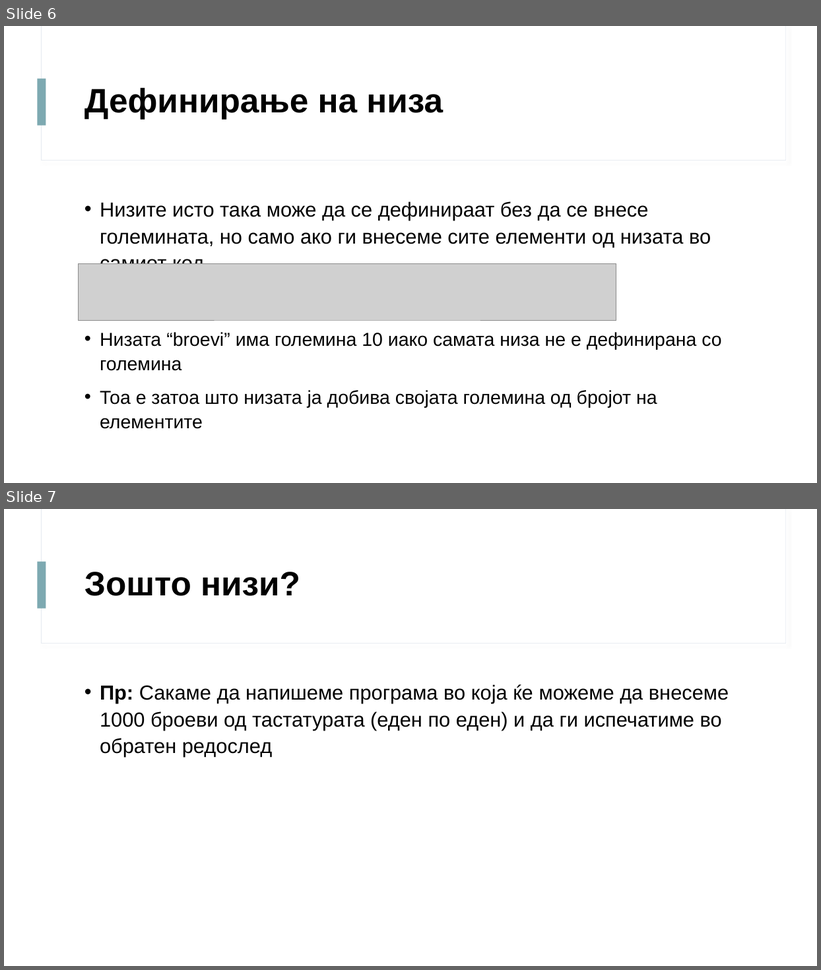
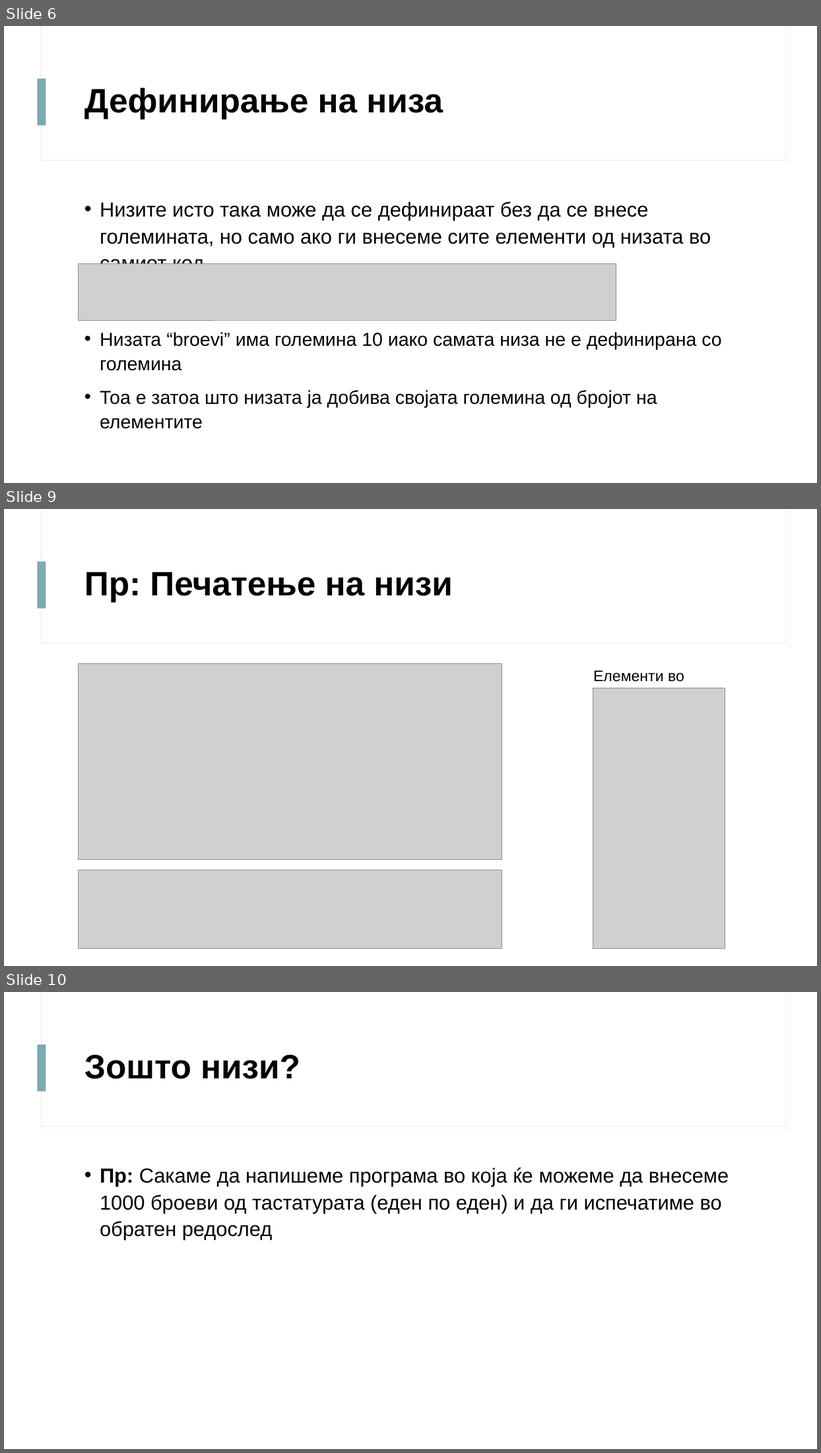
Before and after one commit to davidanastasov/Programski, a slide deck: Nizi/Prezentacija/Nizi.pptx. Shown one above the other, each under a label of ours: slides 6 and 7 before the commit, slides 6, 9 and 10 after it; the slides between them are not shown. The pictures are 821x970 and 821x1453 pixels, drawn with LibreOffice and Linux fonts; fonts in the diff are those of the drawing; grey boxes stand for pictures. Boxes give left, top, right and bottom in pixels: in the first picture for what was removed or moved away, otherwise in the second. Text is boxed around its words. In the diff, an @@ line names an element or a change of style, - is before the commit and + after.

```diff
--- a/Nizi/Prezentacija/Nizi.pptx
+++ b/Nizi/Prezentacija/Nizi.pptx
@@ slide 9 added at (4, 509, 817, 966), background #FFFFFF; not listed: 3 template elements that a slide beside it also shows @@
@@ title added at (85, 572, 453, 602), 40 pt, text #000000, bold @@
+Пр: Печатење на низи
@@ picture added at (79, 663, 502, 859) @@
@@ text added at (593, 671, 684, 689), 18 pt, text #000000 @@
+Елементи во низата
@@ picture added at (593, 689, 725, 949) @@
@@ picture added at (79, 871, 502, 949) @@
@@ what was slide 7 is now slide 10 @@
```
Also in this commit, not shown: 1 slide changed, 3 other slides added, 3 other files.
